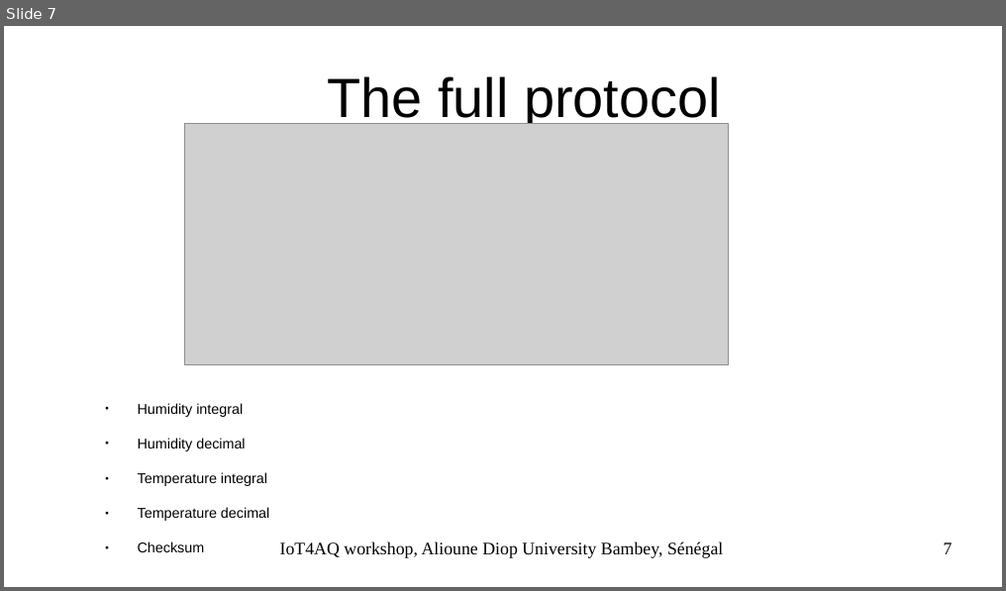
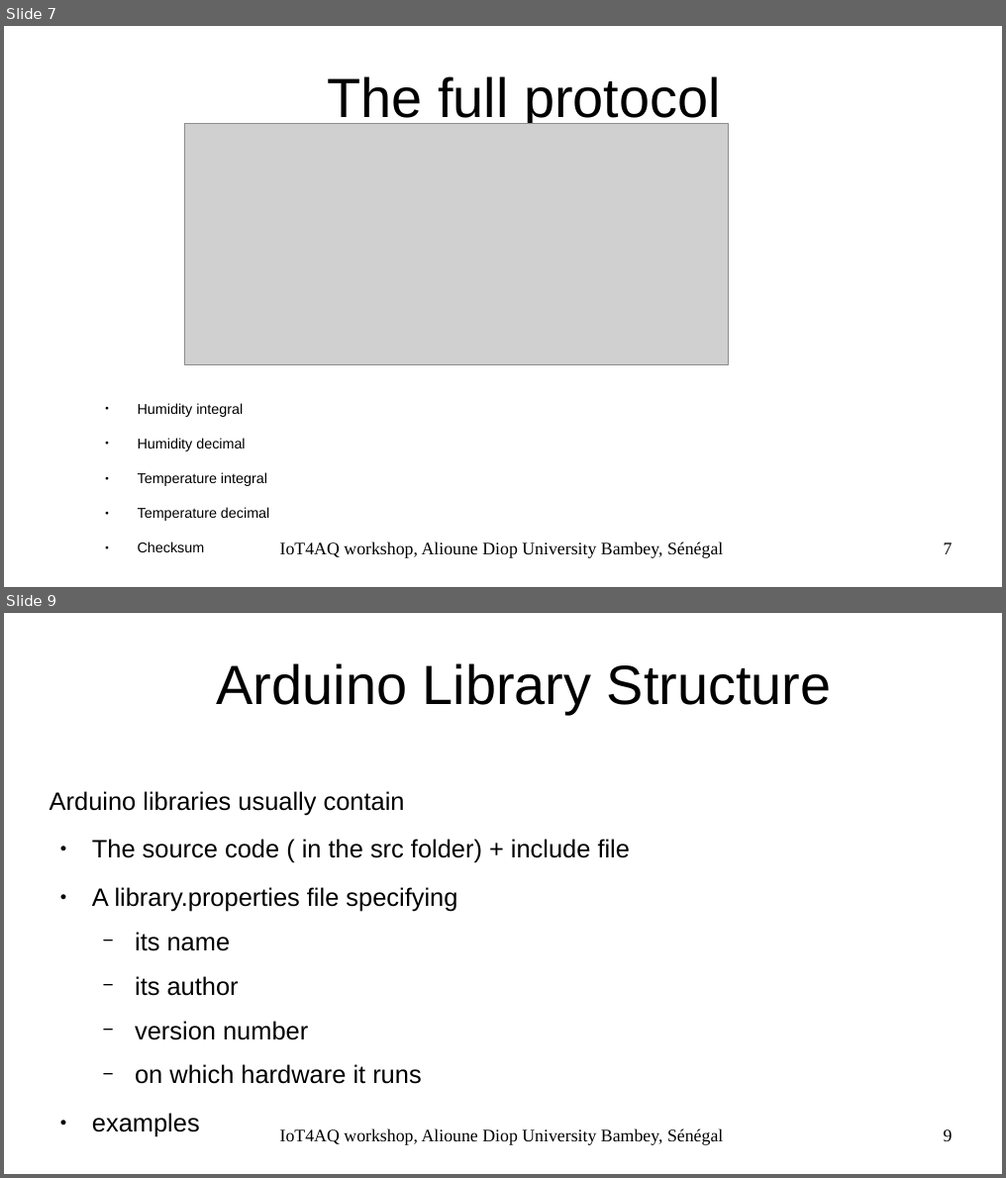
Before and after one commit to uraich/IoT4AQ, a slide deck: workshop/slides/iot4aq_dht11.odp. Shown one above the other, each under a label of ours: slide 7 before the commit, slides 7 and 9 after it; the slides between them are not shown. The pictures are 1006x591 and 1006x1178 pixels, drawn with LibreOffice and Linux fonts; fonts in the diff are those of the drawing; grey boxes stand for pictures; background and template pictures are left out. Boxes give left, top, right and bottom in pixels: in the first picture for what was removed or moved away, otherwise in the second. Text is boxed around its words. In the diff, an @@ line names an element or a change of style, - is before the commit and + after.

```diff
--- a/workshop/slides/iot4aq_dht11.odp
+++ b/workshop/slides/iot4aq_dht11.odp
@@ slide 9 added at [4, 613, 1002, 1174], background #FFFFFF @@
@@ title added at [217, 663, 831, 714], 44 pt, text #000000 @@
+Arduino Library Structure
@@ text added at [50, 791, 630, 1084], 20 pt, text #000000 @@
+Arduino libraries usually contain
+● The source code ( in the src folder) + include file
+● A library.properties file specifying
+  − its name
+  − its author
+  − version number
+  − on which hardware it runs
+● examples
@@ text added at [280, 1129, 723, 1146], 14 pt, text #000000 @@
+IoT4AQ workshop, Alioune Diop University Bambey, Sénégal
@@ page number added at [944, 1130, 952, 1142], 14 pt, text #000000 @@
+9
```
Also in this commit, not shown: 3 other slides added, 8 other files.
